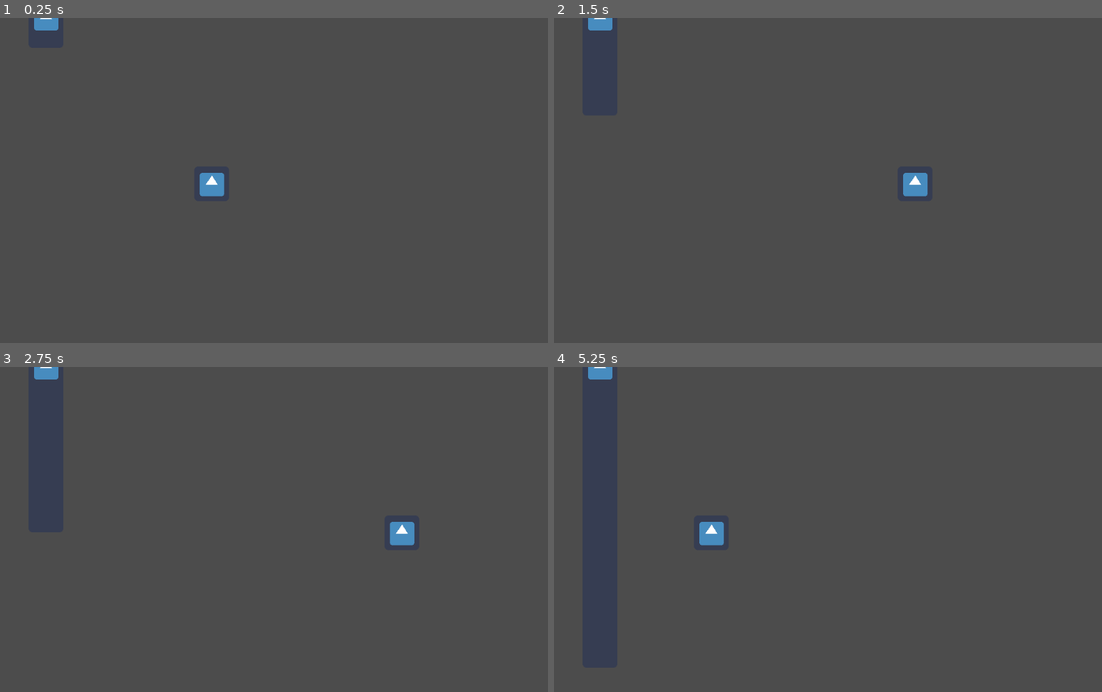
Above: before the commit, frames 1-4 (two rows, left to right).
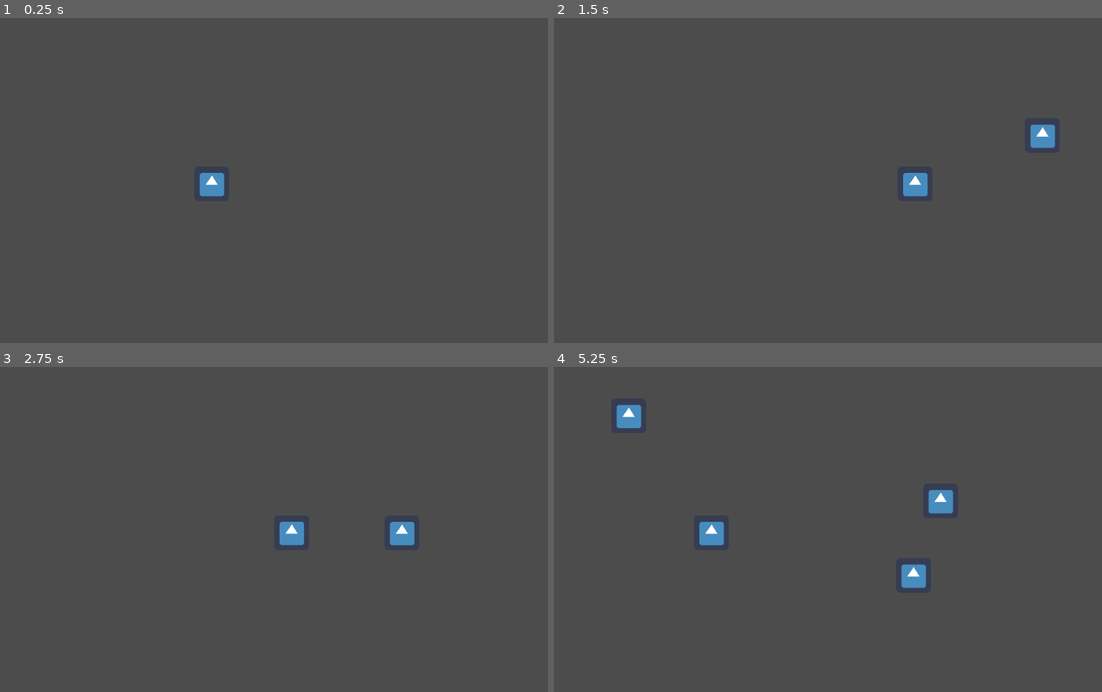
Above: after the commit, the same moments.

Repository: ColinKYuen/BQ-Game-Jam
Game: Godot game, scene res://Scenes/Main.tscn
Two runs of this game, one before a commit and one after it. Both use one fixed random seed, a clock stepped at 60 frames per second and the inputs below. The engine's default icon, where the game draws it, is replaced by a stand-in: a white triangle on a blue panel in a dark square.
Inputs:
- Up to frame 1 (0.25 s): no input
- Up to frame 2 (1.5 s): hold D (move_right) 0.53-1.28 s; hold Left (move_left) from 1.28 s (still down)
- Up to frame 3 (2.75 s): release Left (move_left) at 2.03 s; hold D (move_right) from 2.03 s (still down)
- Up to frame 4 (5.25 s): release D (move_right) at 3.53 s; hold Left (move_left) from 3.53 s (still down)

The runs differ from the first frame. In frame 1, 0.2% of the frame differs, in the area x 6-11%, y 0-4%; in frame 2, 0.5%; in frame 3, 0.5%; in frame 4, 1.2%, in the area x 6-73%, y 0-68%.

Commit message:
Fruit spawn (#2)
* Random fruit location & Timer

* Random Fruit Location & Speed

Co-authored-by: ColinKYuen <ColinKYuen@users.noreply.github.com>

Diff:
--- a/Scripts/Main.gd
+++ b/Scripts/Main.gd
@@ -1,13 +1,19 @@
 extends Node2D
 
 const obj_fruit = preload("res://Scenes/GoodFruit.tscn")
+var rng = RandomNumberGenerator.new()
+var window_width = OS.get_window_size().x
+var timer = 0
 
 func _process(delta):
-	spawn(100, 100)
+	timer += delta
+	if timer > 1:
+		rng.randomize()
+		timer = 0
+		spawn(rng.randf_range(64, window_width - 64), rng.randf_range(100, 500))
 
 func spawn(location: float, speed: float):
 	var fruit = obj_fruit.instance()
 	fruit.velocity = Vector2(0, speed)
-	# TODO - Need to set fruit location
 	fruit.position = self.position + Vector2(location, 0)
 	get_parent().add_child(fruit)
